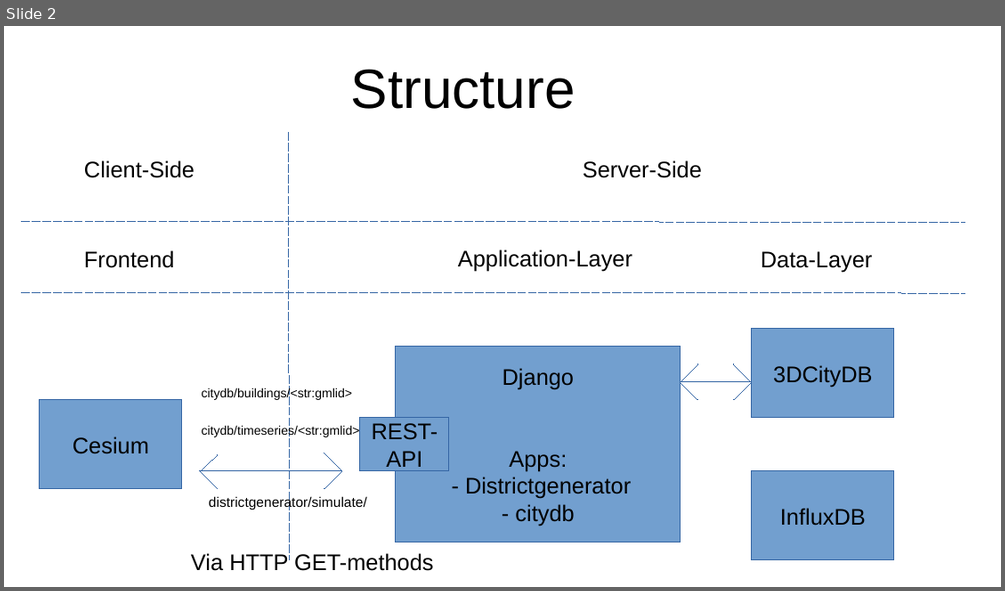
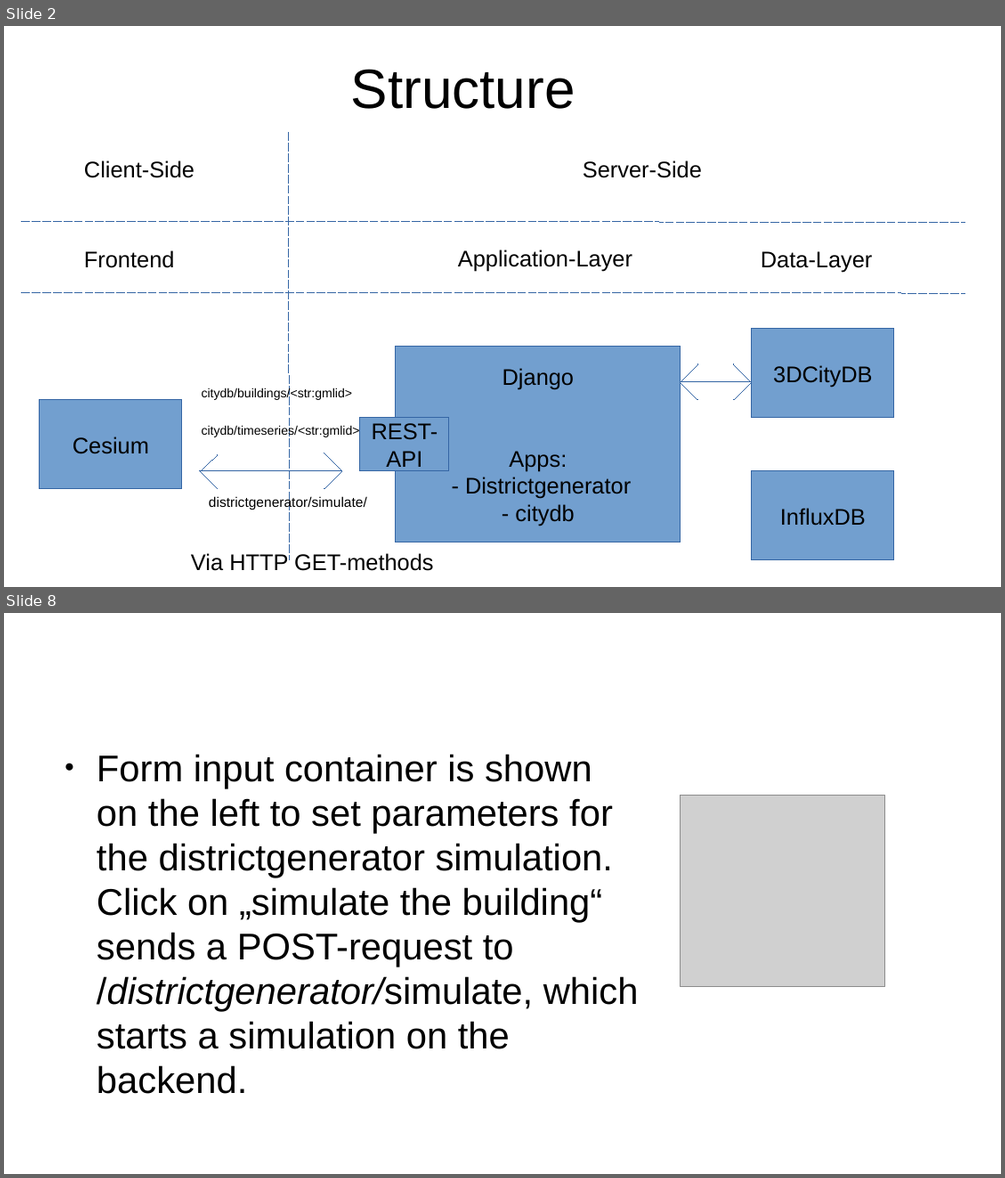
Before and after one commit to TUB-DVG/djangoCesium, a slide deck: doc/generalPresenation.odp. Shown one above the other, each under a label of ours: slide 2 before the commit, slides 2 and 8 after it; the slides between them are not shown. The pictures are 1005x591 and 1005x1178 pixels, drawn with LibreOffice and Linux fonts; fonts in the diff are those of the drawing; grey boxes stand for pictures. Boxes give left, top, right and bottom in pixels: in the first picture for what was removed or moved away, otherwise in the second. Text is boxed around its words. In the diff, an @@ line names an element or a change of style, - is before the commit and + after.

```diff
--- a/doc/generalPresenation.odp
+++ b/doc/generalPresenation.odp
@@ slide 8 added at <box>4,613,1001,1174</box>, background #FFFFFF @@
@@ text added at <box>97,754,639,1049</box>, 29.6 pt, text #000000 @@
+● Form input container is shown on the left to set parameters for the districtgenerator simulation. Click on „simulate the building“ sends a POST-request to /districtgenerator/simulate, which starts a simulation on the backend.
@@ picture added at <box>680,795,885,988</box> @@
```
Also in this commit, not shown: 6 other slides added, 9 other files.
